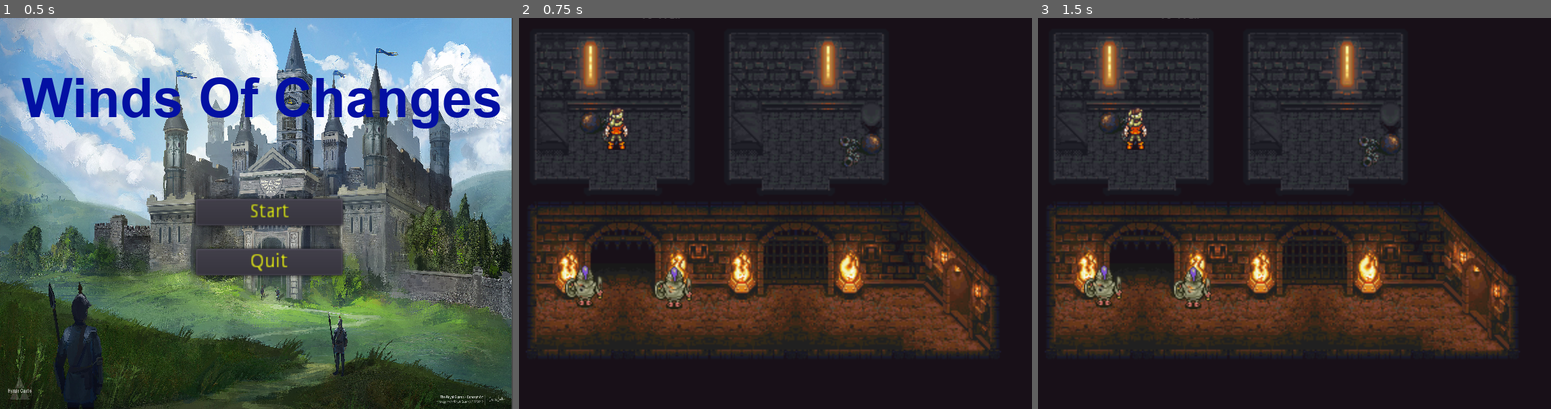
Above: before the commit, frames 1-3 (left to right).
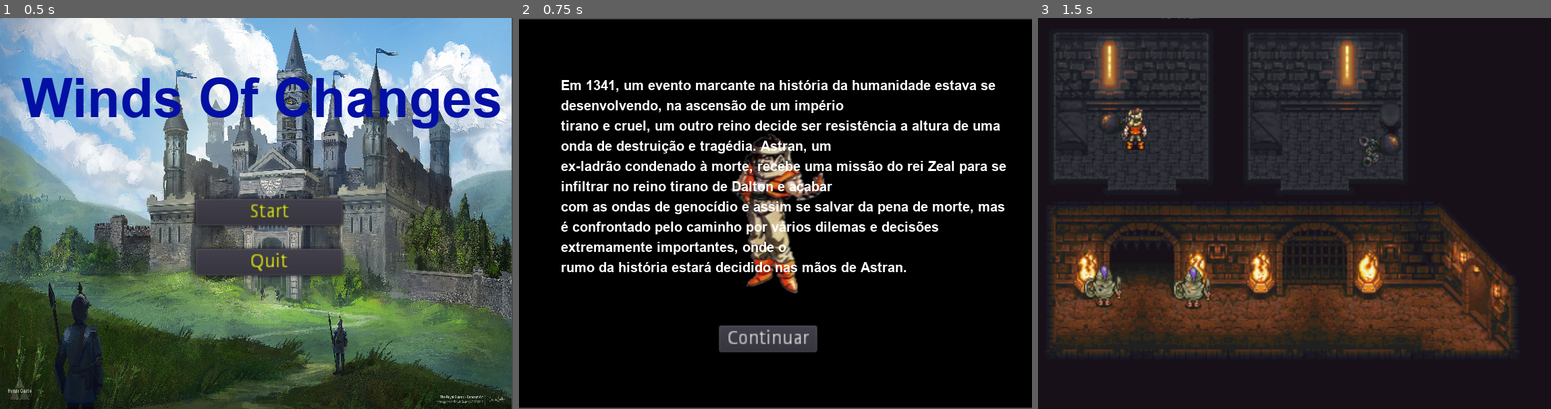
Above: after the commit, the same moments.

Repository: victorreno2009/Wind-of-changes-definitivo
Game: Godot game, scene res://Tela_Inicial.tscn
Same seed, same stepped clock (60 frames per second), same inputs: the game is played once before the commit and once after it.
Inputs (mouse positions are in pixels of both pictures, inside the frame that each line leads up to):
- Up to frame 1 (0.5 s): no input
- Up to frame 2 (0.75 s): click "Start" at 0.5 s
- Up to frame 3 (1.5 s): click (1289, 338) at 1.25 s, where only the run after the commit has a clickable "Continuar"

Frame 1 is identical in both runs. In frame 2, 63% of the frame differs, in the area x 0-100%, y 0-100%; in frame 3, nothing differs.

Commit message:
Ultimas atualizações

Diff:
--- /dev/null
+++ b/Rei Zeal2.gd
@@ -0,0 +1,16 @@
+extends StaticBody2D
+
+
+# Declare member variables here. Examples:
+# var a = 2
+# var b = "text"
+
+
+# Called when the node enters the scene tree for the first time.
+func _ready():
+	pass # Replace with function body.
+
+
+# Called every frame. 'delta' is the elapsed time since the previous frame.
+#func _process(delta):
+#	pass
--- a/Tela_Inicial.gd
+++ b/Tela_Inicial.gd
@@ -1,10 +1,7 @@
 extends Control
 
-
-
-
 func _on_Button_Start_pressed():
-	get_tree().change_scene("res://cutscenes/prologo-prisao.tscn")
+	get_tree().change_scene("res://Tela_prologo.tscn")
 
 
 func _on_Button_Quit_pressed():
--- /dev/null
+++ b/Tela_prologo.gd
@@ -0,0 +1,5 @@
+extends Control
+
+
+func _on_Button_Continuar_pressed():
+	get_tree().change_scene("res://cutscenes/prologo-prisao.tscn")
--- /dev/null
+++ b/Tela_prologo.tscn
@@ -0,0 +1,54 @@
+[gd_scene load_steps=6 format=2]
+
+[ext_resource path="res://Tela_prologo.png" type="Texture" id=1]
+[ext_resource path="res://Arial Negrito.ttf" type="DynamicFontData" id=2]
+[ext_resource path="res://Tela_prologo.gd" type="Script" id=3]
+[ext_resource path="res://BGM/sound packs/Musica_Tela_Prologo.ogg" type="AudioStream" id=4]
+
+[sub_resource type="DynamicFont" id=1]
+size = 10
+font_data = ExtResource( 2 )
+
+[node name="Tela_prologo" type="Control"]
+margin_right = 40.0
+margin_bottom = 40.0
+script = ExtResource( 3 )
+__meta__ = {
+"_edit_use_anchors_": false
+}
+
+[node name="Tela_prologo" type="Sprite" parent="."]
+position = Vector2( 191.528, 144.983 )
+scale = Vector2( 0.897085, 0.674836 )
+texture = ExtResource( 1 )
+
+[node name="Label" type="Label" parent="."]
+margin_left = 30.7144
+margin_top = 44.2246
+margin_right = 362.714
+margin_bottom = 369.225
+custom_fonts/font = SubResource( 1 )
+text = "Em 1341, um evento marcante na história da humanidade estava se desenvolvendo, na ascensão de um império
+tirano e cruel, um outro reino decide ser resistência a altura de uma onda de destruição e tragédia. Astran, um
+ex-ladrão condenado à morte, recebe uma missão do rei Zeal para se infiltrar no reino tirano de Dalton e acabar
+com as ondas de genocídio e assim se salvar da pena de morte, mas é confrontado pelo caminho por vários dilemas e decisões extremamente importantes, onde o
+rumo da história estará decidido nas mãos de Astran."
+autowrap = true
+__meta__ = {
+"_edit_use_anchors_": false
+}
+
+[node name="Button_Continuar" type="Button" parent="."]
+margin_left = 147.954
+margin_top = 227.78
+margin_right = 220.954
+margin_bottom = 247.78
+text = "Continuar"
+__meta__ = {
+"_edit_use_anchors_": false
+}
+
+[node name="AudioStreamPlayer" type="AudioStreamPlayer" parent="."]
+stream = ExtResource( 4 )
+autoplay = true
+[connection signal="pressed" from="Button_Continuar" to="." method="_on_Button_Continuar_pressed"]
--- a/assets/veio_da_floresta/veio.gd
+++ b/assets/veio_da_floresta/veio.gd
@@ -26,11 +26,11 @@
 
 func escolha_boa():
 	$Label.text = "Muito agradecido, caro senhor."
-	yield(get_tree().create_timer(3), "timeout")
+	yield(get_tree().create_timer(4), "timeout")
 	$Label.text = ""
 
 
 func escolha_ruim():
 	$Label.text = "..."
-	yield(get_tree().create_timer(3), "timeout")
+	yield(get_tree().create_timer(4), "timeout")
 	$Label.text = ""
--- /dev/null
+++ b/cenarios/trono2.tscn
@@ -0,0 +1,64 @@
+[gd_scene load_steps=9 format=2]
+
+[ext_resource path="res://assets/Castle.png" type="Texture" id=1]
+[ext_resource path="res://Astran.tscn" type="PackedScene" id=2]
+[ext_resource path="res://Rei Zeal.tscn" type="PackedScene" id=3]
+[ext_resource path="res://BGM/sound packs/Chrono-Trigger-OST-13-Guardia-Castle.ogg" type="AudioStream" id=4]
+[ext_resource path="res://Rei Zeal2.gd" type="Script" id=5]
+[ext_resource path="res://Guards.tscn" type="PackedScene" id=6]
+
+[sub_resource type="TileSet" id=1]
+0/name = "Castle.png 0"
+0/texture = ExtResource( 1 )
+0/tex_offset = Vector2( 0, 0 )
+0/modulate = Color( 1, 1, 1, 1 )
+0/region = Rect2( 1144, 1304, 384, 296 )
+0/tile_mode = 0
+0/occluder_offset = Vector2( 0, 0 )
+0/navigation_offset = Vector2( 0, 0 )
+0/shape_offset = Vector2( 0, 0 )
+0/shape_transform = Transform2D( 1, 0, 0, 1, 0, 0 )
+0/shape_one_way = false
+0/shape_one_way_margin = 0.0
+0/shapes = [  ]
+0/z_index = 0
+
+[sub_resource type="RectangleShape2D" id=2]
+extents = Vector2( 27.5476, 6.27933 )
+
+[node name="trono2" type="Node2D"]
+
+[node name="TileMap" type="TileMap" parent="."]
+tile_set = SubResource( 1 )
+cell_size = Vector2( 8, 8 )
+format = 1
+tile_data = PoolIntArray( 0, 0, 0, 131083, 3, 0, 131084, 3, 0, 131087, 4, 0, 196623, 4, 0, 262159, 4, 0 )
+
+[node name="Rei Zeal2" parent="." instance=ExtResource( 3 )]
+position = Vector2( 191.6, 160.491 )
+script = ExtResource( 5 )
+
+[node name="AudioStreamPlayer" type="AudioStreamPlayer" parent="."]
+stream = ExtResource( 4 )
+autoplay = true
+
+[node name="Passagem_Final_Zeal" type="Area2D" parent="."]
+
+[node name="CollisionShape2D" type="CollisionShape2D" parent="Passagem_Final_Zeal"]
+position = Vector2( 192.217, 292.33 )
+shape = SubResource( 2 )
+
+[node name="Paredes" type="StaticBody2D" parent="."]
+
+[node name="CollisionPolygon2D" type="CollisionPolygon2D" parent="Paredes"]
+polygon = PoolVector2Array( 167.243, 279.865, 74.0833, 280.55, 57.7043, 261.651, 38.8055, 261.651, 23.0565, 246.532, 62.3527, 246.648, 63.0661, 36.8179, 111.068, 38.1602, 111.127, 121.582, 119.145, 121.582, 120.927, 216.017, 136.963, 216.908, 138.745, 143.854, 182.399, 142.963, 182.399, 151.872, 174.381, 151.872, 174.381, 168.799, 180.617, 168.799, 180.617, 175.036, 201.999, 175.036, 202.89, 168.799, 209.126, 168.799, 209.126, 151.872, 201.108, 151.872, 201.108, 142.963, 247.435, 143.854, 248.326, 214.235, 265.253, 215.126, 265.253, 120.691, 272.38, 120.691, 272.38, 40.5099, 320.488, 40.5099, 321.379, 248.98, 358.797, 248.089, 346.324, 265.016, 324.943, 265.016, 311.579, 279.271, 216.253, 279.271, 222.688, 285.271, 222.688, 301.003, 372.519, 301.003, 372.206, 14.1306, 10.0284, 12.7677, 11.8102, 301.419, 161.057, 303.201, 160.886, 286.751 )
+
+[node name="Guards" parent="." instance=ExtResource( 6 )]
+position = Vector2( 157.198, 144.491 )
+
+[node name="Guards2" parent="." instance=ExtResource( 6 )]
+position = Vector2( 217.309, 144.491 )
+
+[node name="Astran" parent="." instance=ExtResource( 2 )]
+position = Vector2( 191.587, 259.365 )
+[connection signal="body_entered" from="Passagem_Final_Zeal" to="Passagem_Final_Zeal" method="_on_Passagem_Vila_body_entered"]
--- a/cutscenes/prologo-prisao.tscn
+++ b/cutscenes/prologo-prisao.tscn
@@ -4,8 +4,8 @@
 [ext_resource path="res://Guards.tscn" type="PackedScene" id=2]
 [ext_resource path="res://cutscenes/prologo-prisao.gd" type="Script" id=3]
 [ext_resource path="res://cutscenes/Passagem prisao-tronoZeal.gd" type="Script" id=4]
+[ext_resource path="res://BGM/sound packs/Musica_Tela_Prologo.ogg" type="AudioStream" id=5]
 [ext_resource path="res://Guards.gd" type="Script" id=6]
-[ext_resource path="res://BGM/sound packs/Chrono-Trigger-OST-21-The-Trial.ogg" type="AudioStream" id=8]
 
 [sub_resource type="RectangleShape2D" id=1]
 extents = Vector2( 5.30054, 10.6561 )
@@ -19,7 +19,7 @@
 [node name="prisao2" parent="." instance=ExtResource( 1 )]
 
 [node name="AudioStreamPlayer" type="AudioStreamPlayer" parent="."]
-stream = ExtResource( 8 )
+stream = ExtResource( 5 )
 autoplay = true
 
 [node name="Passagem prisao-tronoZeal" type="Area2D" parent="."]
Not shown, added: BGM/sound packs/Musica_Tela_Prologo.ogg.import
Binary file added: Tela_prologo.png
Not shown, added: Tela_prologo.png.import
Not shown, added: BGM/sound packs/Musica_Tela_Prologo.ogg
